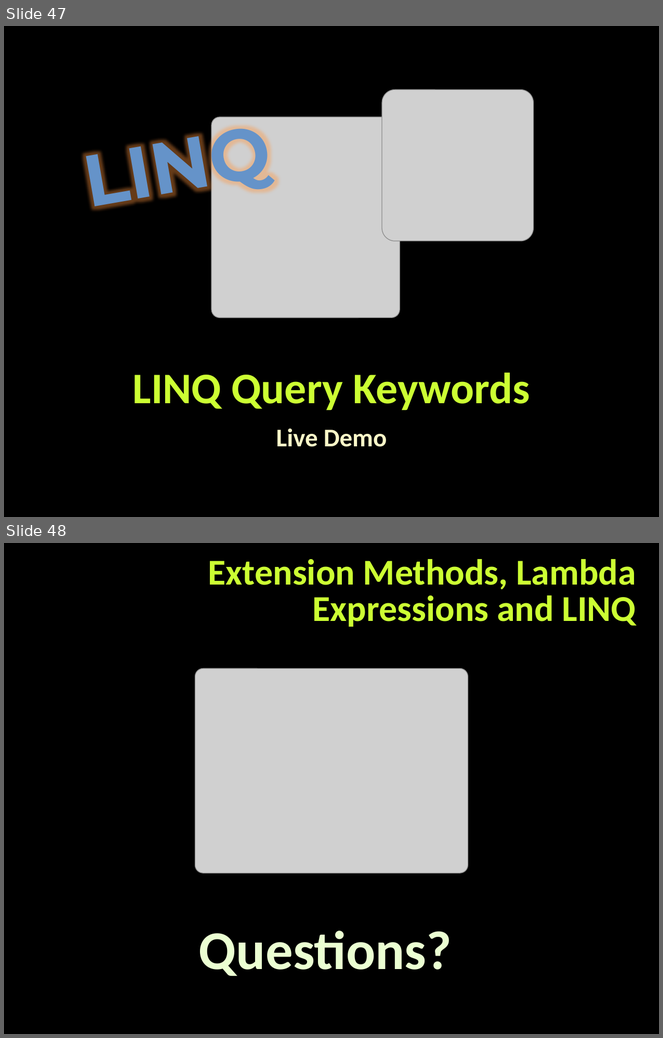
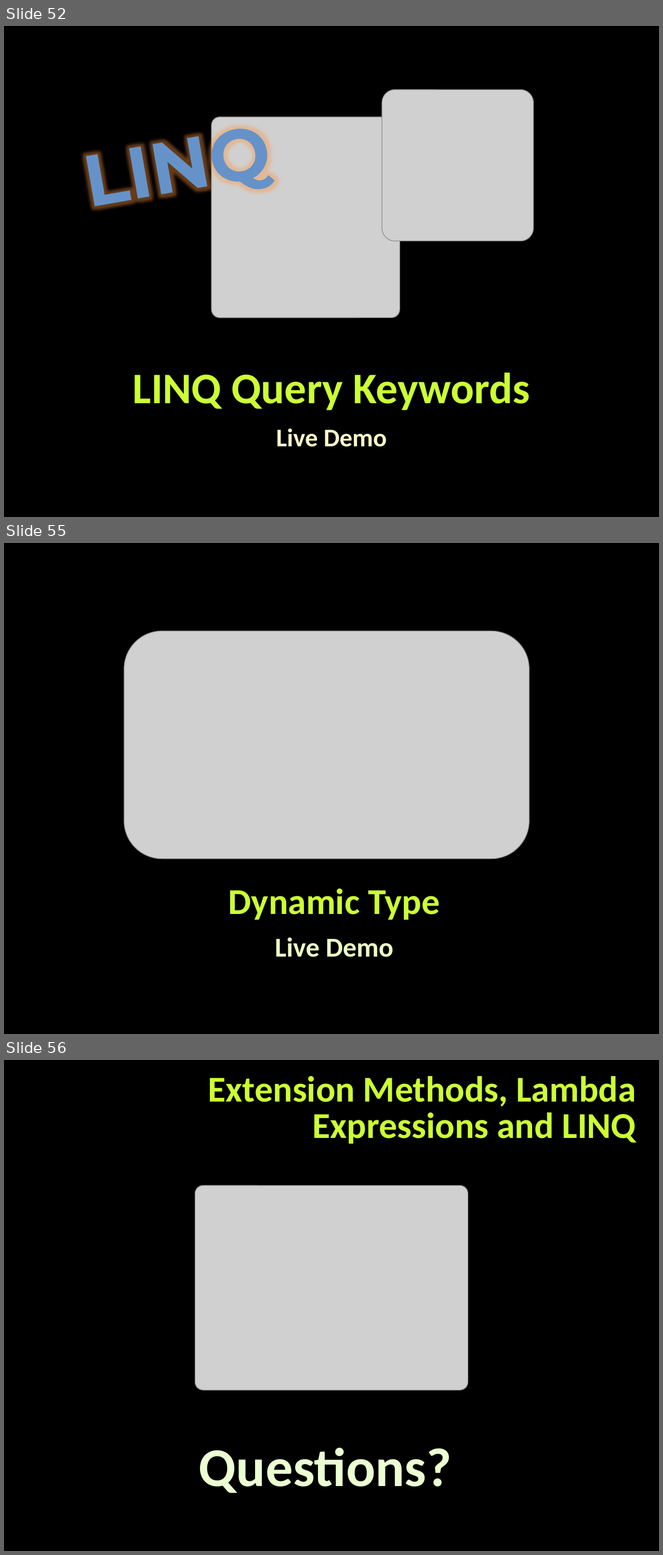
Before and after one commit to miroslavavramov/TelerikAcademy, a slide deck: CSharpOOP/17.ExtensionsDelegatesLambdaLINQ/Extension-Methods-Delegates-Lambda-LINQ.pptx. Shown one above the other, each under a label of ours: slides 47 and 48 before the commit, slides 52, 55 and 56 after it; the slides between them are not shown. The pictures are 663x1038 and 663x1555 pixels, drawn with LibreOffice and Linux fonts; fonts in the diff are those of the drawing; grey boxes stand for pictures; background and template pictures are left out. Boxes give left, top, right and bottom in pixels: in the first picture for what was removed or moved away, otherwise in the second. Text is boxed around its words. In the diff, an @@ line names an element or a change of style, - is before the commit and + after.

```diff
--- a/CSharpOOP/17.ExtensionsDelegatesLambdaLINQ/Extension-Methods-Delegates-Lambda-LINQ.pptx
+++ b/CSharpOOP/17.ExtensionsDelegatesLambdaLINQ/Extension-Methods-Delegates-Lambda-LINQ.pptx
@@ slide 55 added at [4, 543, 659, 1034], background picture (left out) @@
@@ picture added at [124, 631, 530, 859] @@
@@ title added at [229, 889, 440, 920], 40 pt, text #CCFF33, bold @@
+Dynamic Type
@@ text added at [275, 938, 393, 957], 30 pt, text #EBFFC2, bold @@
+  Live Demo
@@ what was slide 47 is now slide 52 @@
@@ what was slide 48 is now slide 56 @@
```
Also in this commit, not shown: 2 slides changed, 11 other slides added, 10 other files.
